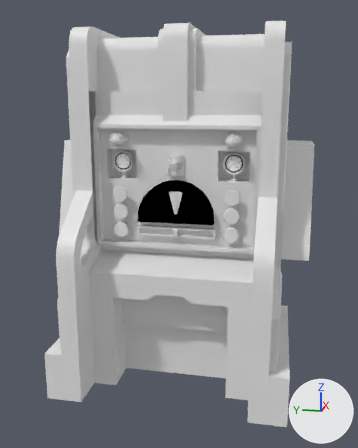
A saved change to the FBX model SUBMARİNE PUZZLE GAME/Assets/Art/Meshes/Stations/ThermalRunaway/ThermalRunaway.fbx.
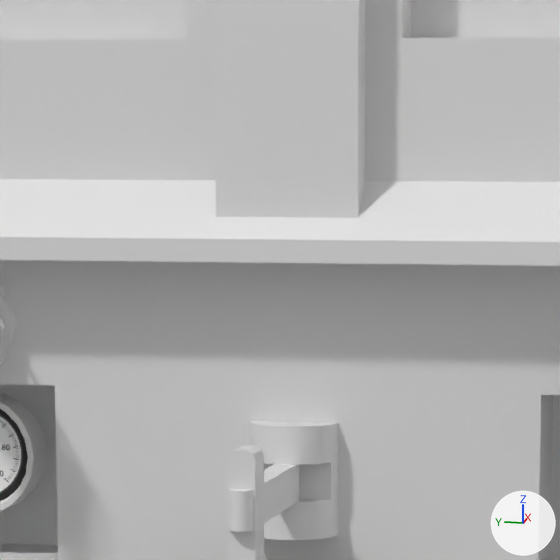
Each version is shown whole from a 50 mm camera at (-4.406, -0.842, 2.462) aimed at (-0.238, -0.008, 1.42), then close up on the part from 35% to 62% of the width and 19% to 40% of the height. The lights are fixed; the arrows at lower right show +X, +Y and +Z. The first two pictures are the older version. Where no turn or scale is listed for an object, it has been applied to the vertices.

The older version as bpy lines, for what is in view:
```python
me_cube_160 = bpy.data.meshes.new('Cube.160')
me_cube_160.from_pydata(...)  # 416 vertices, 391 faces; spans x -0.71..0.71, y -0.36..1.91, z -1.53..1.54
me_cube_162 = bpy.data.meshes.new('Cube.162')
me_cube_162.from_pydata(...)  # 36 vertices, 22 faces; spans x -0.027..0.027, y -0.019..0.019, z -0.079..0.079
me_cylinder_114 = bpy.data.meshes.new('Cylinder.114')
me_cylinder_114.from_pydata(...)  # 36 vertices, 23 faces; spans x -0.063..0.0, y -0.063..0.063, z -0.08..0.08
ob_switchframe = bpy.data.objects.new('SwitchFrame', me_cylinder_114)
ob_switchframe.location = (-0.309, 0.0, 1.946)
ob_thermalrunawaycover = bpy.data.objects.new('ThermalRunawayCover', me_cube_160)
ob_thermalrunawaycover.location = (-0.211, -0.771, 1.53)
ob_thermalrunawayswitch = bpy.data.objects.new('ThermalRunawaySwitch', me_cube_162)
ob_thermalrunawayswitch.location = (-0.627, 0.0, 1.946)
# also in view: 'SwitchStick' at (-0.499, 0.0, 1.946); 'ThermalRunaway' at (-0.058, 0.0, 1.275); 'Front_ThermalRunawayLightHolder' at (-0.407, 0.48, 2.156); 'Front_Thermometer' at (-0.251, 0.48, 1.935)
```
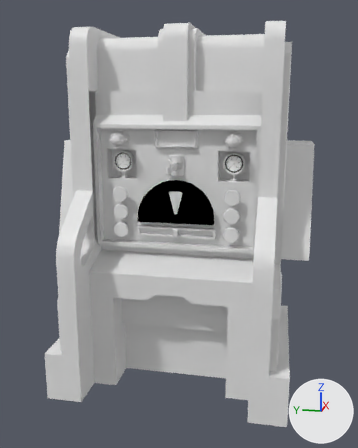
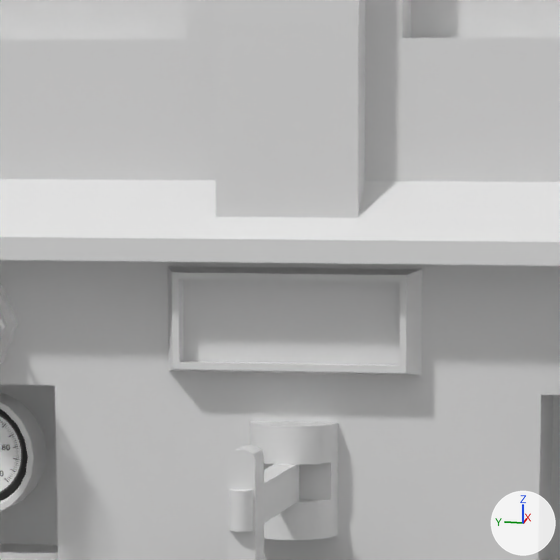
Pixel boxes [x1, y1, x2, y2] of what changed, in the close-ups (560 x 560 px):
```json
{"object": "Clock", "change": "added", "after": [168, 266, 422, 375]}
```

The change, as JSON lines over the scene's bpy script:
```json
{"op": "add", "block": "me_cube_157_1", "code": ["me_cube_157_1 = bpy.data.meshes.new('Cube.157')", "me_cube_157_1.from_pydata([(-0.019, -0.157, -0.058), (-0.019, -0.157, 0.058), (-0.019, 0.157, -0.058), (-0.019, 0.157, 0.058), (0.019, -0.181, -0.073), (0.019, -0.181, 0.073), (0.019, 0.181, -0.073), (0.019, 0.181, 0.073), (-0.019, 0.166, -0.067), (-0.019, -0.166, -0.067), (-0.019, -0.166, 0.067), (-0.019, 0.166, 0.067), (0.005, 0.157, -0.058), (0.005, -0.157, -0.058), (0.005, -0.157, 0.058), (0.005, 0.157, 0.058)], [], [(3, 2, 12, 15), (8, 11, 7, 6), (6, 7, 5, 4), (4, 5, 10, 9), (8, 6, 4, 9), (7, 11, 10, 5), (0, 2, 8, 9), (1, 0, 9, 10), (3, 1, 10, 11), (2, 3, 11, 8), (13, 14, 15, 12), (0, 1, 14, 13), (1, 3, 15, 14), (2, 0, 13, 12)])"]}
{"op": "add", "block": "ob_clock", "code": ["ob_clock = bpy.data.objects.new('Clock', me_cube_157_1)", "ob_clock.location = (-0.328, 0.0, 2.167)"]}
```
